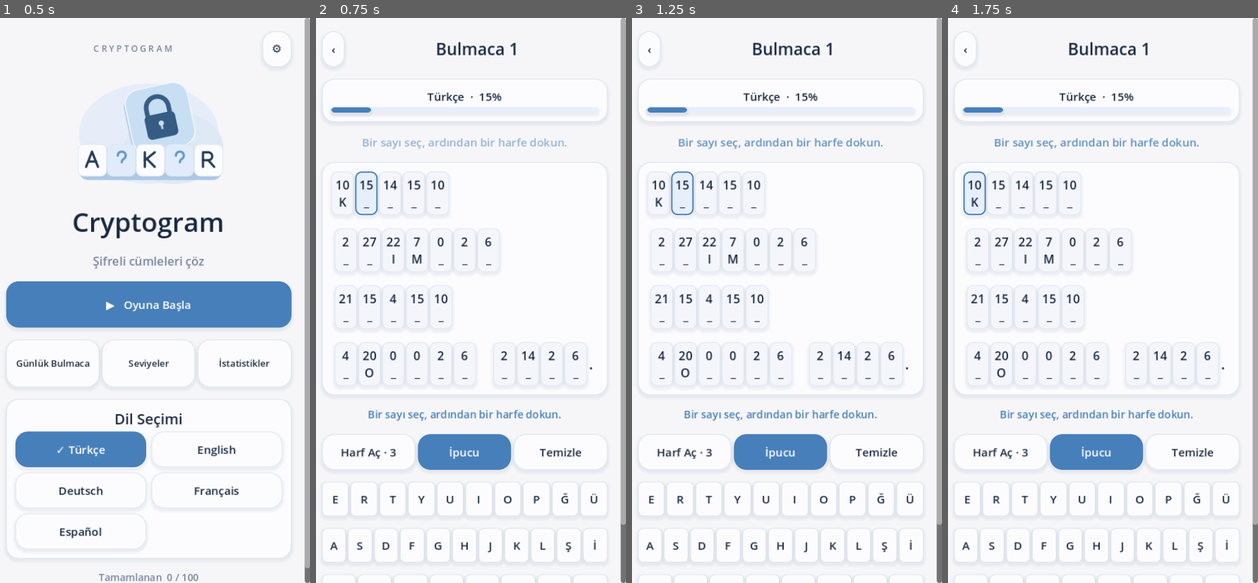
Above: before the commit, frames 1-4 (left to right).
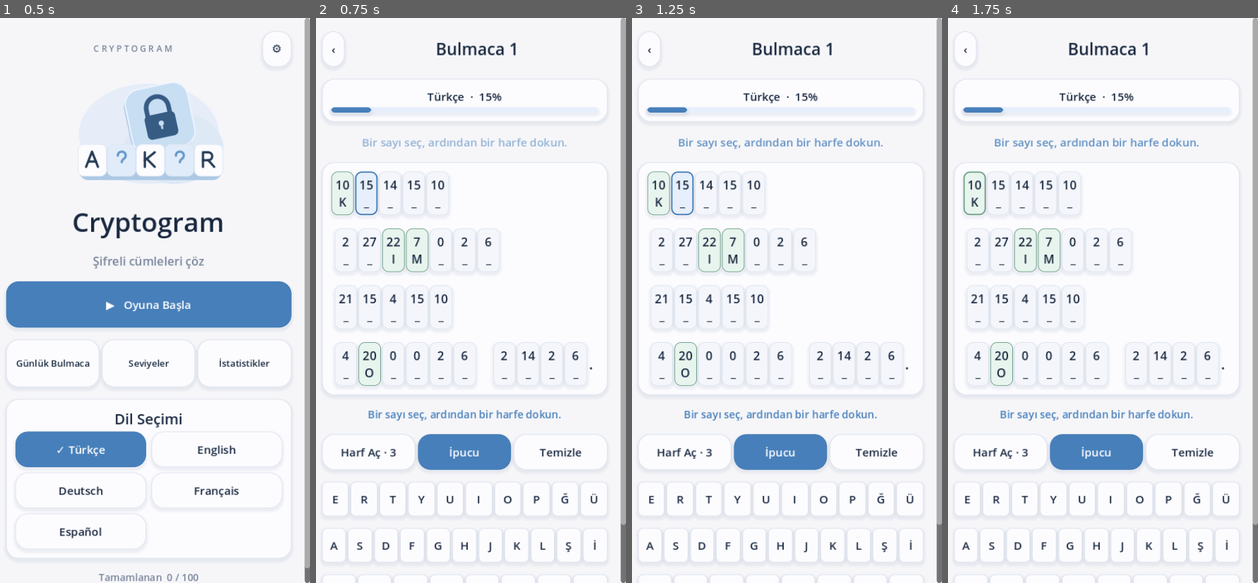
Above: after the commit, the same moments.

Repository: mehtapkirkgoz/cryptogram-mobile
Game: Godot game, scene res://scenes/main.tscn
The game is run twice, just before and just after one commit, with the same random seed, the same clock (stepped at 60 frames per second) and the same inputs.
Inputs:
- Up to frame 1 (0.5 s): no input
- Up to frame 2 (0.75 s): click "▶ Oyuna Başla" at 0.5 s
- Up to frame 3 (1.25 s): no input
- Up to frame 4 (1.75 s): click "10 K" at 1.25 s

Frame 1 is identical in both runs. In frame 2, 0.3% of the frame differs, in the area x 5-37%, y 27-66%; in frame 3, 0.3%; in frame 4, 0.3%.

Commit message:
Distinguish revealed clues from player guesses

Diff:
--- a/scripts/main.gd
+++ b/scripts/main.gd
@@ -261,8 +261,9 @@
 			cell.add_theme_font_size_override("font_size", 18)
 			var is_selected := cell_index == game.selected
 			var is_wrong := not visible_guess.is_empty() and visible_guess != letter
-			var cell_bg := Color("fce9ed") if is_wrong else PALE if is_selected else Color("f4f6fb")
-			var cell_border := Color("c53c50") if is_wrong else BLUE if is_selected else Color("e0e6f0")
+			var is_clue := game.locked.has(cell_index)
+			var cell_bg := Color("fce9ed") if is_wrong else Color("e8f4ee") if is_clue else PALE if is_selected else Color("f4f6fb")
+			var cell_border := Color("c53c50") if is_wrong else Color("71a58b") if is_clue else BLUE if is_selected else Color("e0e6f0")
 			var style := box(cell_bg, cell_border)
 			style.set_border_width_all(2 if is_selected else 1)
 			style.set_content_margin_all(2)
